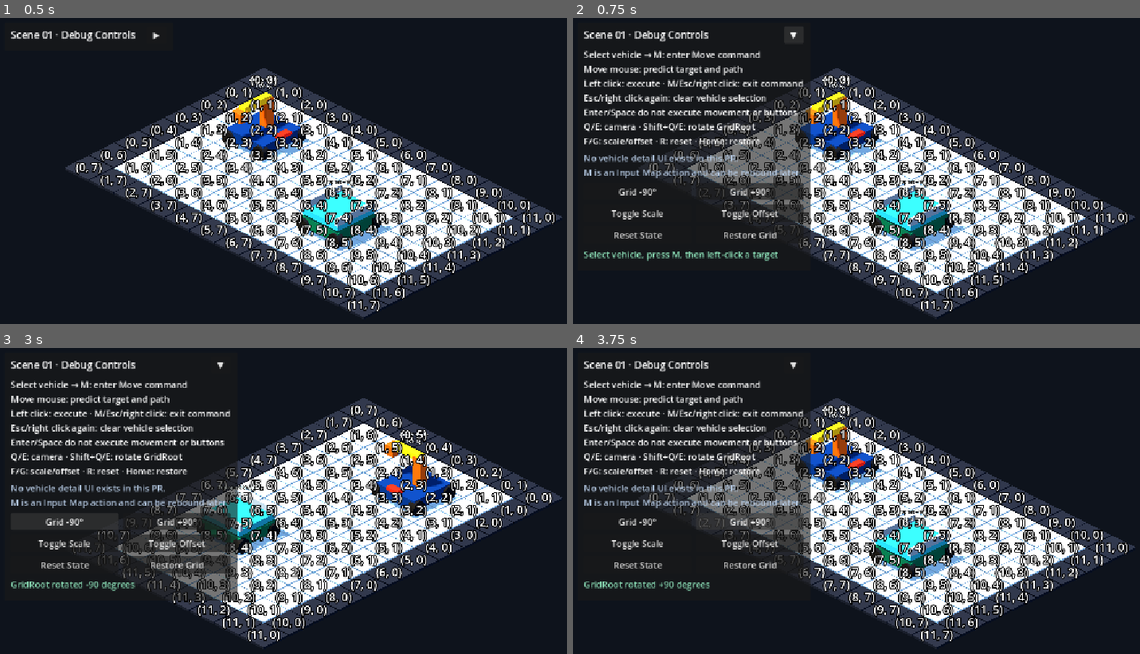
Above: before the commit, frames 1-4 (two rows, left to right).
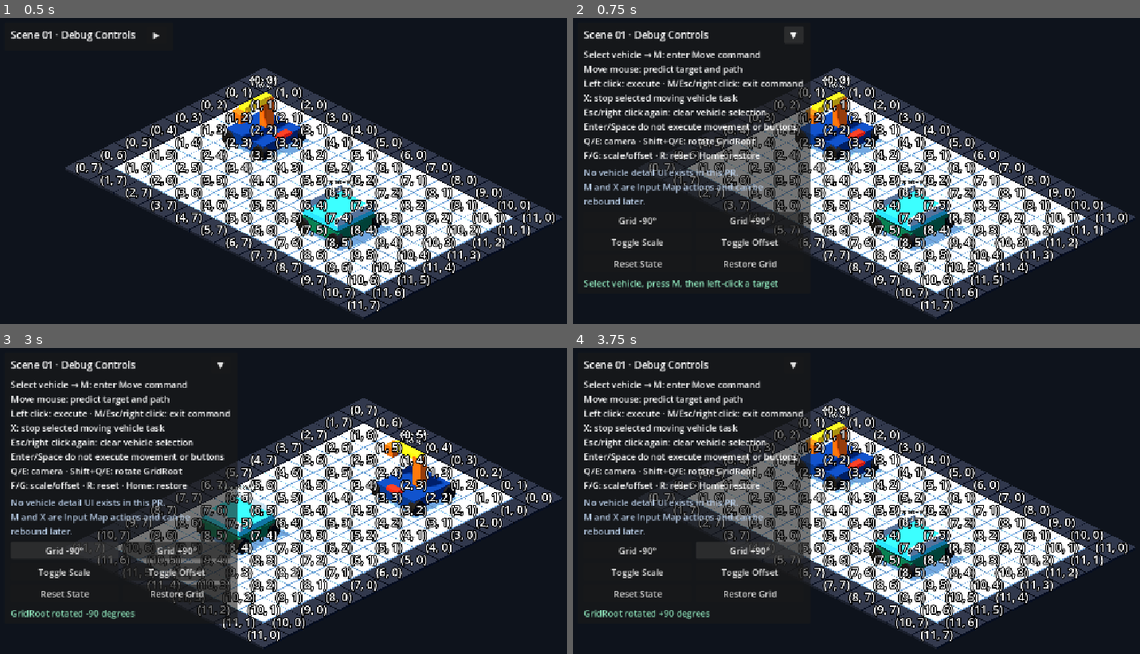
Above: after the commit, the same moments.

Repository: Ri0n72Y/automata
Game: Godot game, scene res://scenes/scene_01/scene_01_basic_packing.tscn
Two runs of this game, one before a commit and one after it. Both use one fixed random seed, a clock stepped at 60 frames per second and the inputs below.
Inputs:
- Up to frame 1 (0.5 s): no input
- Up to frame 2 (0.75 s): click "▶" at 0.5 s
- Up to frame 3 (3 s): click "▼" at 1.25 s; click "▶" at 2 s; click "Grid -90°" at 2.75 s
- Up to frame 4 (3.75 s): click "Grid +90°" at 3.5 s

Frame 1 is identical in both runs. In frame 2, 6.8% of the frame differs, in the area x 1-41%, y 24-89%; in frame 3, 7.7%, in the area x 1-42%, y 24-91%; in frame 4, 6.4%.

Commit message:
docs(scene-01): document selected task stop shortcut

Diff:
--- a/scenes/scene_01/components/scene_01_manual_ui.tscn
+++ b/scenes/scene_01/components/scene_01_manual_ui.tscn
@@ -54,13 +54,13 @@
 [node name="Instructions" type="Label" parent="RootControl/Panel/Margin/VBox"]
 visible = false
 layout_mode = 2
-text = "Select vehicle → M: enter Move command\nMove mouse: predict target and path\nLeft click: execute · M/Esc/right click: exit command\nEsc/right click again: clear vehicle sel …(143 unchanged characters)…
+text = "Select vehicle → M: enter Move command\nMove mouse: predict target and path\nLeft click: execute · M/Esc/right click: exit command\nX: stop selected moving vehicle task\nEsc/right click again: clear vehicle sel …(143 unchanged characters)…
 autowrap_mode = 2
 
 [node name="ScopeNote" type="Label" parent="RootControl/Panel/Margin/VBox"]
 visible = false
 layout_mode = 2
-text = "No vehicle detail UI exists in this PR.\nM is an Input Map action and can be rebound later."
+text = "No vehicle detail UI exists in this PR.\nM and X are Input Map actions and can be rebound later."
 autowrap_mode = 2
 modulate = Color(0.72, 0.8, 0.9, 1)
 
